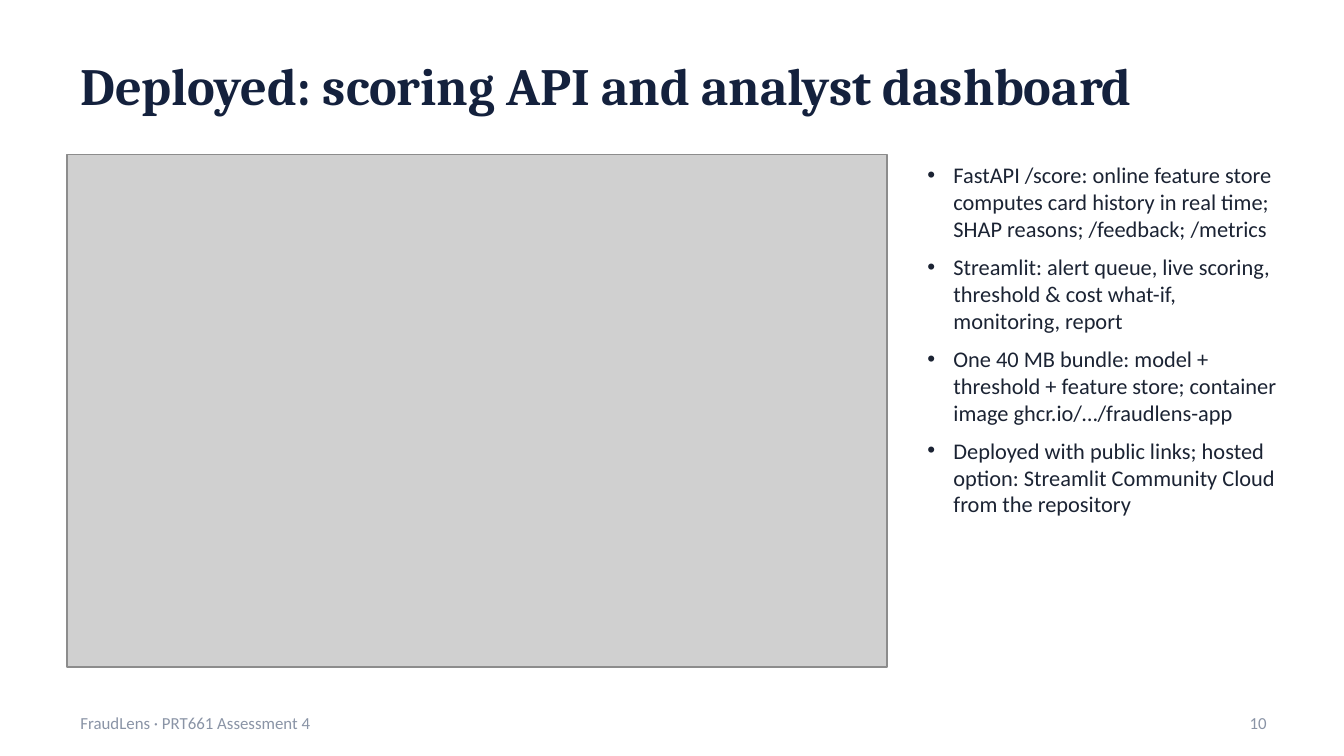
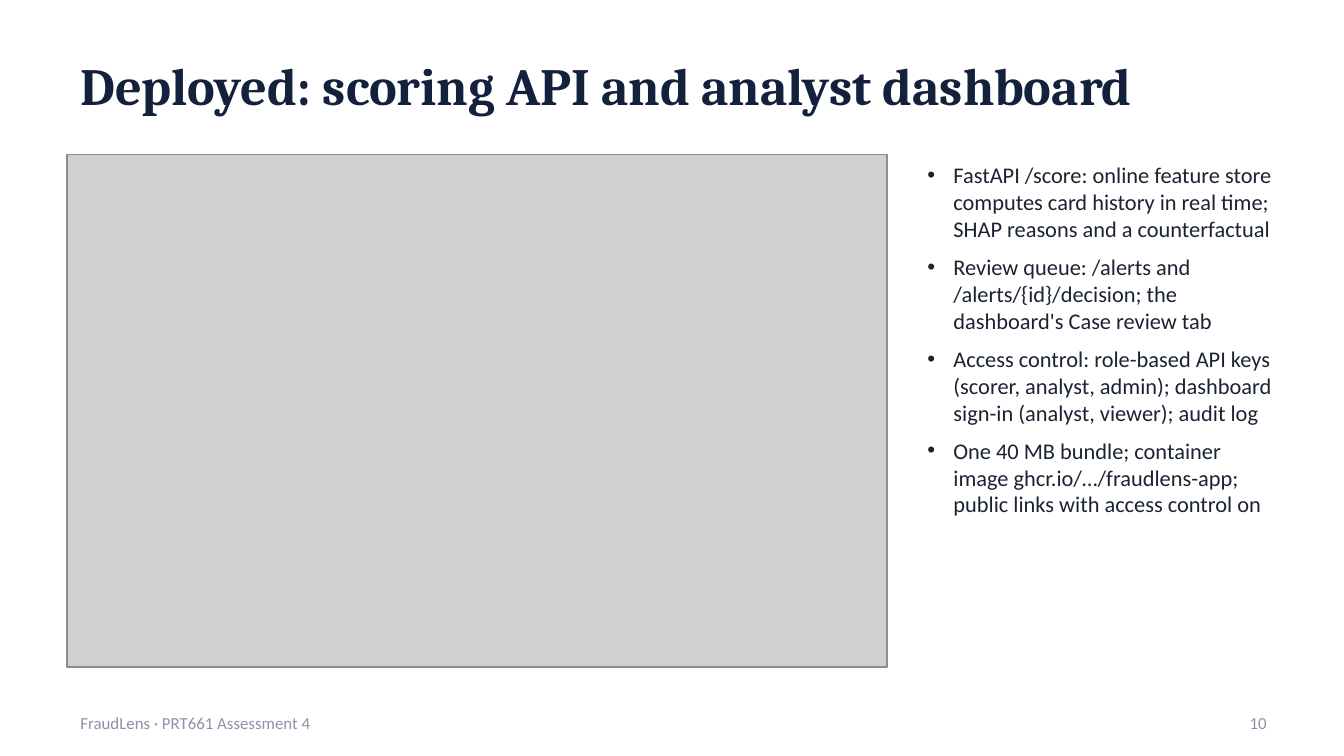
Before and after one commit to anasua2905/fraudlens-or-credit-card-fraud-detection, a slide deck: slide 10 of deliverables/FraudLens_Final_Presentation.pptx. Drawn at 1344x756 pixels with LibreOffice and Linux fonts; fonts in the diff are those of the drawing; grey boxes stand for pictures. Boxes give left, top, right and bottom in pixels: in the first picture for what was removed or moved away, otherwise in the second. Text is boxed around its words. In the diff, an @@ line names an element or a change of style, - is before the commit and + after.

Commit message:
Supervisor feedback: live decision path, analyst workflow, access control, stability and transferability
- Every scored transaction becomes a case; alerts wait in a review queue (API /alerts, dashboard Case review)
- Analyst decisions are audited and feed live monitoring (live precision vs floor, backlog) and retraining data
- Role-based API keys and a dashboard sign-in; Prometheus rules for low live precision, backlog, refused calls
- Net benefit shown as an estimate under stated review-cost and recovery assumptions
- Monthly stability with Wilson intervals, precision under other fraud rates, SHAP faithfulness checks, counterfactual amounts
- Docs, report, deck and notebooks 07-08 updated

```diff
--- a/deliverables/FraudLens_Final_Presentation.pptx
+++ b/deliverables/FraudLens_Final_Presentation.pptx
@@ text at <box>953,167,1271,516</box>: text changed @@
-• FastAPI /score: online feature store computes card history in real time; SHAP reasons; /feedback; /metrics
-• Streamlit: alert queue, live scoring, threshold & cost what-if, monitoring, report
-• One 40 MB bundle: model + threshold + feature store; container image ghcr.io/…/fraudlens-app
-• Deployed with public links; hosted option: Streamlit Community Cloud from the repository
+• FastAPI /score: online feature store computes card history in real time; SHAP reasons and a counterfactual
+• Review queue: /alerts and /alerts/{id}/decision; the dashboard's Case review tab
+• Access control: role-based API keys (scorer, analyst, admin); dashboard sign-in (analyst, viewer); audit log
+• One 40 MB bundle; container image ghcr.io/…/fraudlens-app; public links with access control on
```
Also in this commit, not shown: 2 other slides changed, 1 slide added, 47 other files.
